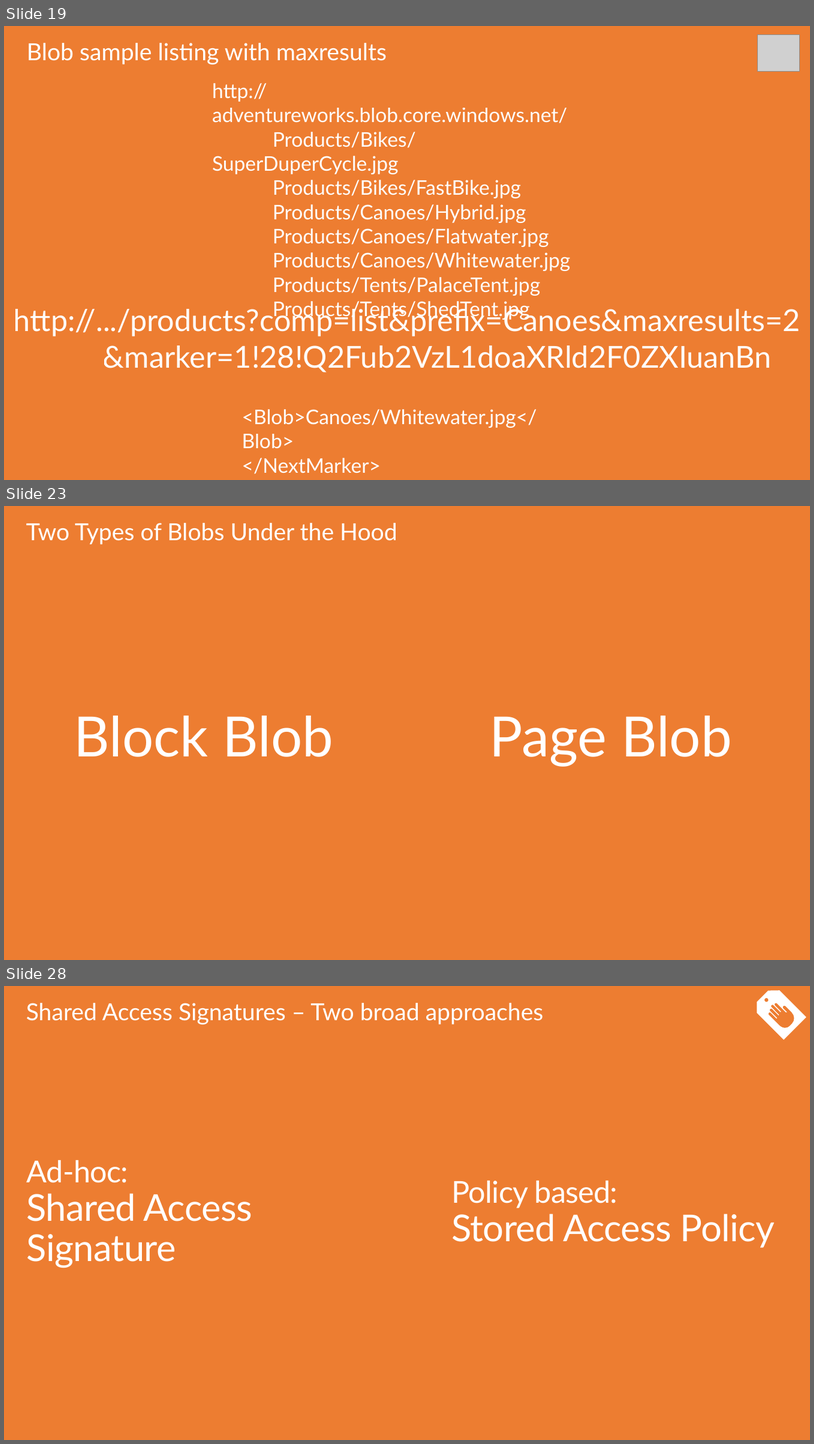
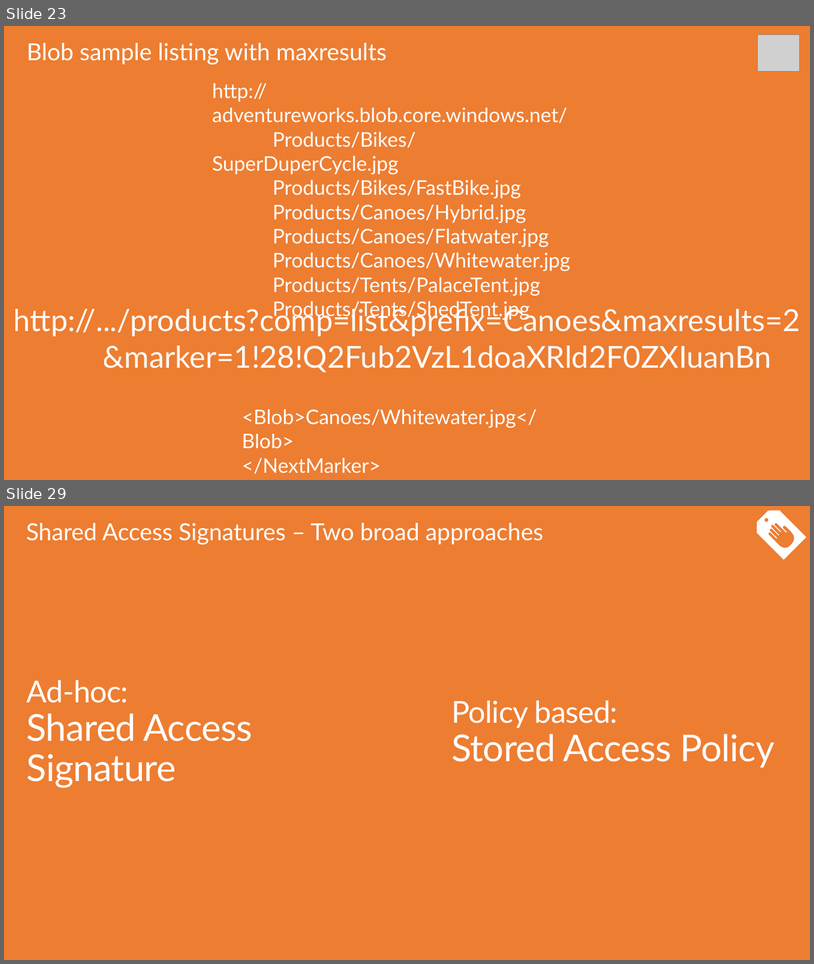
Before and after one commit to sack212/BasicAzureCamp, a slide deck: Data-Storage/Data-Storage.pptx. Shown one above the other, each under a label of ours: slides 19, 23 and 28 before the commit, slides 23 and 29 after it; the slides between them are not shown. The pictures are 814x1444 and 814x964 pixels, drawn with LibreOffice and Linux fonts; fonts in the diff are those of the drawing; grey boxes stand for pictures. Boxes give left, top, right and bottom in pixels: in the first picture for what was removed or moved away, otherwise in the second. Text is boxed around its words. In the diff, an @@ line names an element or a change of style, - is before the commit and + after.

```diff
--- a/Data-Storage/Data-Storage.pptx
+++ b/Data-Storage/Data-Storage.pptx
@@ slide 23 removed at (4, 506, 810, 960), background #ED7D31 @@
@@ title removed at (26, 523, 398, 544) @@
-Two Types of Blobs Under the Hood
@@ text removed at (74, 715, 334, 757) @@
-Block Blob
@@ text removed at (490, 715, 732, 766) @@
-Page Blob
@@ what was slide 19 is now slide 23 @@
@@ what was slide 28 is now slide 29 @@
```
Also in this commit, not shown: 14 slides changed, 7 slides added.
